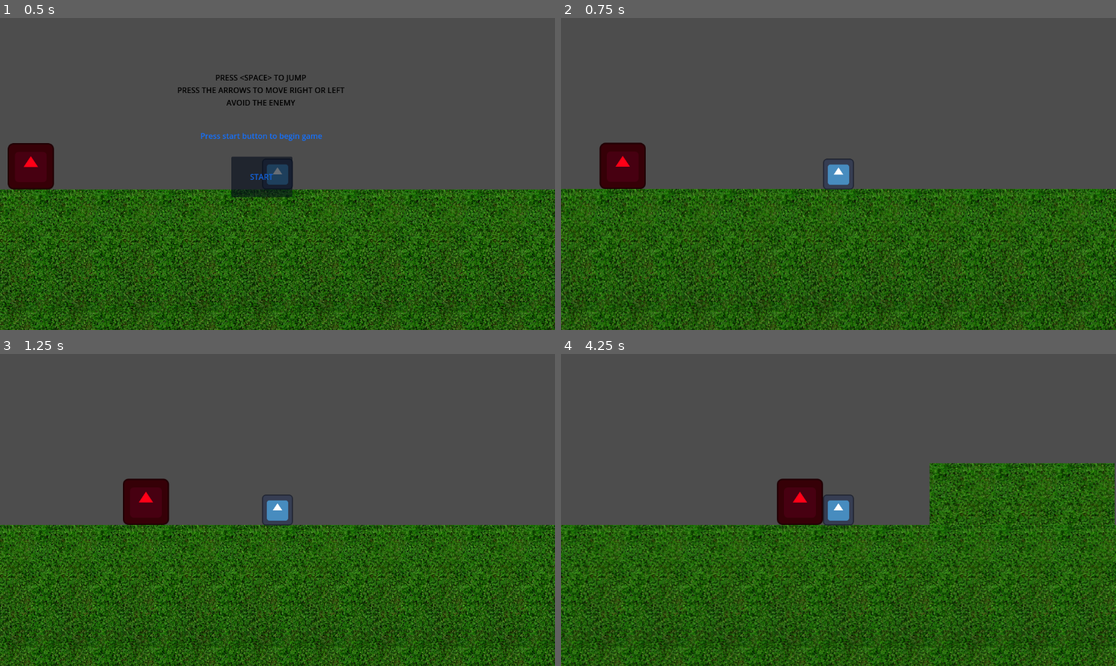
Above: before the commit, frames 1-4 (two rows, left to right).
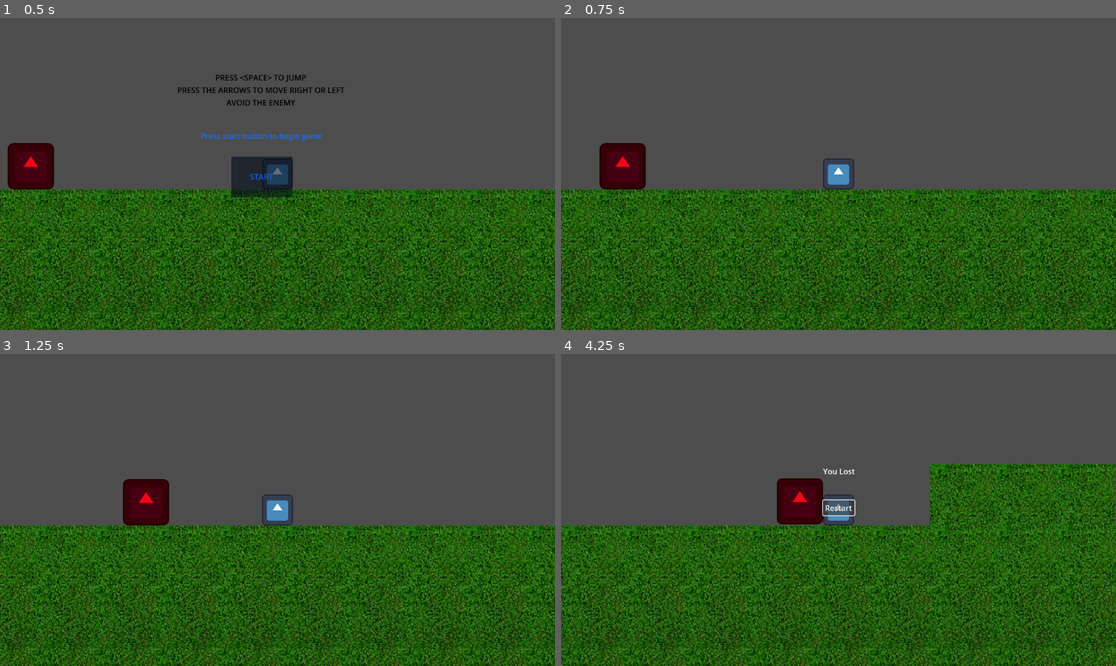
Above: after the commit, the same moments.

Repository: drew-kinsey-09/The_Chase
Game: Godot game, scene res://main.tscn
Two runs of this game, one before a commit and one after it. Both use one fixed random seed, a clock stepped at 60 frames per second and the inputs below. The engine's default icon, where the game draws it, is replaced by a stand-in: a white triangle on a blue panel in a dark square.
Inputs (mouse positions are in pixels of both pictures, inside the frame that each line leads up to):
- Up to frame 1 (0.5 s): no input
- Up to frame 2 (0.75 s): click "START" at 0.5 s
- Up to frame 3 (1.25 s): no input
- Up to frame 4 (4.25 s): tap Enter (ui_accept) at 1.25, 1.52, 2.27 s; hold Right (ui_right) 1.28-2.78 s; hold Left (ui_left) 2.78-3.5 s; click (838, 506) at 3.5 s, where only the run after the commit has a clickable "Restart"

Frame 1 is identical in both runs. In frame 2, 2.5% of the frame differs, in the area x 0-100%, y 39-100%; in frame 3, 9.4%; in frame 4, 17%, in the area x 0-100%, y 34-100%.

Commit message:
losing screen works somehow

Diff:
--- a/the-chase/character_body_2d.gd
+++ b/the-chase/character_body_2d.gd
@@ -1,7 +1,6 @@
 extends CharacterBody2D
 
 signal win
-signal lose
 
 const SPEED = 500.0
 const JUMP_VELOCITY = -500.0
@@ -32,8 +31,3 @@
 
 func _on_button_start_game() -> void:
 	can_move = true
-
-
-func _on_enemy_hitbox_body_entered(body: PhysicsBody2D) -> void:
-	lose.emit()
-	print("loss")
--- a/the-chase/enemy.gd
+++ b/the-chase/enemy.gd
@@ -1,4 +1,6 @@
 extends CharacterBody2D
+
+signal lose
 
 var run_speed = 350
 var can_move = false
@@ -16,9 +18,17 @@
 
 
 
+
 func _on_button_start_game() -> void:
 	can_move = true
 
 
 func _on_player_win() -> void:
 	can_move = false
+
+
+
+func _on_hitbox_body_entered(body: PhysicsBody2D) -> void:
+	can_move = false
+	lose.emit()
+	print ("lose")
--- a/the-chase/lost.gd
+++ b/the-chase/lost.gd
@@ -1,5 +1,6 @@
 extends CanvasLayer
 
+var loss = 0
 
 # Called when the node enters the scene tree for the first time.
 func _ready() -> void:
@@ -14,3 +15,15 @@
 func _on_player_lose() -> void:
 	$lost_text.visible = true
 	$restart_loss.visible = true
+
+
+func _on_enemy_lose() -> void:
+	loss += 1
+	if loss > 1:
+		$lost_text.visible = true
+		$restart_loss.visible = true
+
+
+func _on_button_start_game() -> void:
+	$lost_text.visible = false
+	$restart_loss.visible = false
--- a/the-chase/main.tscn
+++ b/the-chase/main.tscn
@@ -283,17 +283,14 @@
 physics_layer_0/collision_layer = 1
 sources/0 = SubResource("TileSetAtlasSource_1bvp3")
 
-[sub_resource type="RectangleShape2D" id="RectangleShape2D_7mycd"]
-size = Vector2(127, 124)
-
 [sub_resource type="RectangleShape2D" id="RectangleShape2D_5vw27"]
 size = Vector2(64, 64)
 
+[sub_resource type="RectangleShape2D" id="RectangleShape2D_7mycd"]
+size = Vector2(127.5, 128)
+
 [sub_resource type="RectangleShape2D" id="RectangleShape2D_kek77"]
 size = Vector2(152, 400)
-
-[sub_resource type="RectangleShape2D" id="RectangleShape2D_ycdy4"]
-size = Vector2(149.33333, 138.66667)
 
 [node name="Node2D" type="Node2D"]
 
@@ -306,6 +303,11 @@
 position = Vector2(0, 224)
 script = ExtResource("2_1bvp3")
 
+[node name="hitbox" type="Area2D" parent="Player"]
+
+[node name="hitbox_area" type="CollisionShape2D" parent="Player/hitbox"]
+shape = SubResource("RectangleShape2D_5vw27")
+
 [node name="CollisionShape2D" type="CollisionShape2D" parent="Player"]
 scale = Vector2(0.5, 0.5)
 shape = SubResource("RectangleShape2D_7mycd")
@@ -317,60 +319,50 @@
 [node name="Camera2D" type="Camera2D" parent="Player"]
 position_smoothing_enabled = true
 
-[node name="hitbox" type="Area2D" parent="Player"]
-
-[node name="hitbox_area" type="CollisionShape2D" parent="Player/hitbox"]
-shape = SubResource("RectangleShape2D_5vw27")
-
 [node name="Key" type="Node2D" parent="."]
 
 [node name="Area2D" parent="Key" instance=ExtResource("4_1bvp3")]
 position = Vector2(1296, -200)
 
-[node name="Area2D" type="Area2D" parent="."]
-
-[node name="Door" type="Node2D" parent="Area2D"]
+[node name="door_detection" type="Area2D" parent="."]
+
+[node name="Door" type="Node2D" parent="door_detection"]
 script = ExtResource("6_272bh")
 
-[node name="opened" type="Sprite2D" parent="Area2D/Door"]
+[node name="opened" type="Sprite2D" parent="door_detection/Door"]
 visible = false
 modulate = Color(0, 0, 0, 1)
 position = Vector2(2056, 56)
 texture = ExtResource("6_7mycd")
 
-[node name="closed" type="Sprite2D" parent="Area2D/Door"]
+[node name="closed" type="Sprite2D" parent="door_detection/Door"]
 position = Vector2(2056, 56)
 texture = ExtResource("6_7mycd")
 
-[node name="CollisionShape2D" type="CollisionShape2D" parent="Area2D"]
+[node name="CollisionShape2D" type="CollisionShape2D" parent="door_detection"]
 position = Vector2(2100, 56)
 shape = SubResource("RectangleShape2D_kek77")
 
+[node name="Button" parent="." instance=ExtResource("9_kek77")]
+
+[node name="lost" parent="." instance=ExtResource("10_ycdy4")]
+script = ExtResource("11_w48qg")
+
+[node name="win" parent="." instance=ExtResource("10_efxa6")]
+script = ExtResource("11_dg77c")
+
 [node name="Enemy" parent="." instance=ExtResource("7_272bh")]
 position = Vector2(-512, 208)
+motion_mode = 1
 script = ExtResource("8_5vw27")
 
-[node name="enemy_hitbox" type="Area2D" parent="Enemy"]
-
-[node name="CollisionShape2D" type="CollisionShape2D" parent="Enemy/enemy_hitbox"]
-position = Vector2(0, -5.3333435)
-shape = SubResource("RectangleShape2D_ycdy4")
-
-[node name="Button" parent="." instance=ExtResource("9_kek77")]
-
-[node name="lost" parent="." instance=ExtResource("10_ycdy4")]
-visible = false
-script = ExtResource("11_w48qg")
-
-[node name="win" parent="." instance=ExtResource("10_efxa6")]
-script = ExtResource("11_dg77c")
-
-[connection signal="lose" from="Player" to="lost" method="_on_player_lose"]
 [connection signal="win" from="Player" to="Enemy" method="_on_player_win"]
 [connection signal="win" from="Player" to="win" method="_on_player_win"]
 [connection signal="body_entered" from="Player/hitbox" to="Player" method="_on_hitbox_body_entered"]
-[connection signal="door_opened" from="Key/Area2D" to="Area2D/Door" method="_on_area_2d_door_opened"]
-[connection signal="body_entered" from="Area2D" to="Player" method="_on_area_2d_body_entered"]
-[connection signal="body_entered" from="Enemy/enemy_hitbox" to="Player" method="_on_enemy_hitbox_body_entered"]
+[connection signal="body_entered" from="Player/hitbox" to="Enemy" method="_on_hitbox_body_entered"]
+[connection signal="door_opened" from="Key/Area2D" to="door_detection/Door" method="_on_area_2d_door_opened"]
+[connection signal="body_entered" from="door_detection" to="Player" method="_on_area_2d_body_entered"]
 [connection signal="start_game" from="Button" to="Player" method="_on_button_start_game"]
 [connection signal="start_game" from="Button" to="Enemy" method="_on_button_start_game"]
+[connection signal="start_game" from="Button" to="lost" method="_on_button_start_game"]
+[connection signal="lose" from="Enemy" to="lost" method="_on_enemy_lose"]
--- a/the-chase/player.gd
+++ /dev/null
@@ -1,11 +0,0 @@
-extends Area2D
-
-
-# Called when the node enters the scene tree for the first time.
-func _ready() -> void:
-	pass # Replace with function body.
-
-
-# Called every frame. 'delta' is the elapsed time since the previous frame.
-func _process(delta: float) -> void:
-	pass
--- a/the-chase/player.tscn
+++ /dev/null
@@ -1,16 +0,0 @@
-[gd_scene load_steps=3 format=3 uid="uid://bkydf5m0g77xl"]
-
-[ext_resource type="Texture2D" uid="uid://cpx5ppiwwc6lb" path="res://icon.svg" id="1_4flbx"]
-
-[sub_resource type="RectangleShape2D" id="RectangleShape2D_onrkg"]
-size = Vector2(128, 128)
-
-[node name="Player" type="Area2D"]
-
-[node name="Icon" type="Sprite2D" parent="."]
-scale = Vector2(0.5, 0.5)
-texture = ExtResource("1_4flbx")
-
-[node name="CollisionShape2D" type="CollisionShape2D" parent="."]
-scale = Vector2(0.5, 0.5)
-shape = SubResource("RectangleShape2D_onrkg")
Not shown: 1 places in the-chase/main.tscn that only renumber resources
Not shown, removed: the-chase/player.gd.uid
